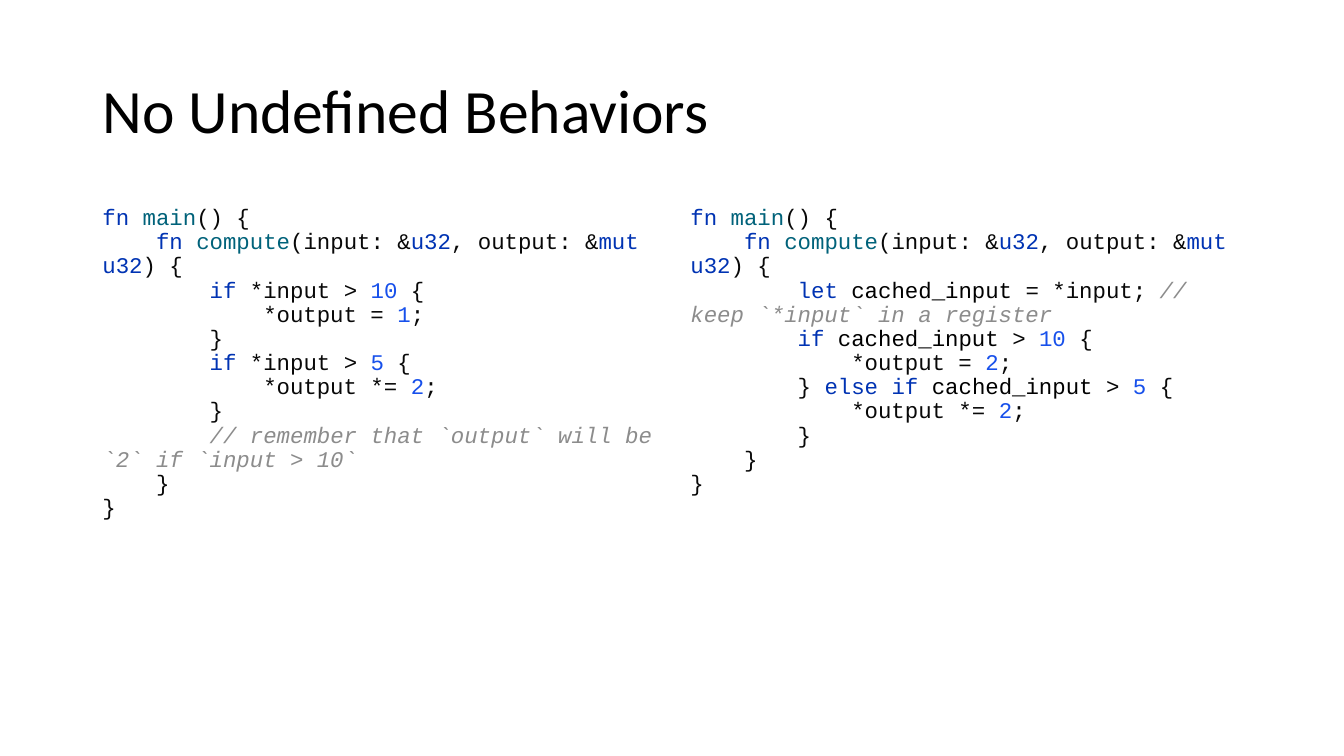
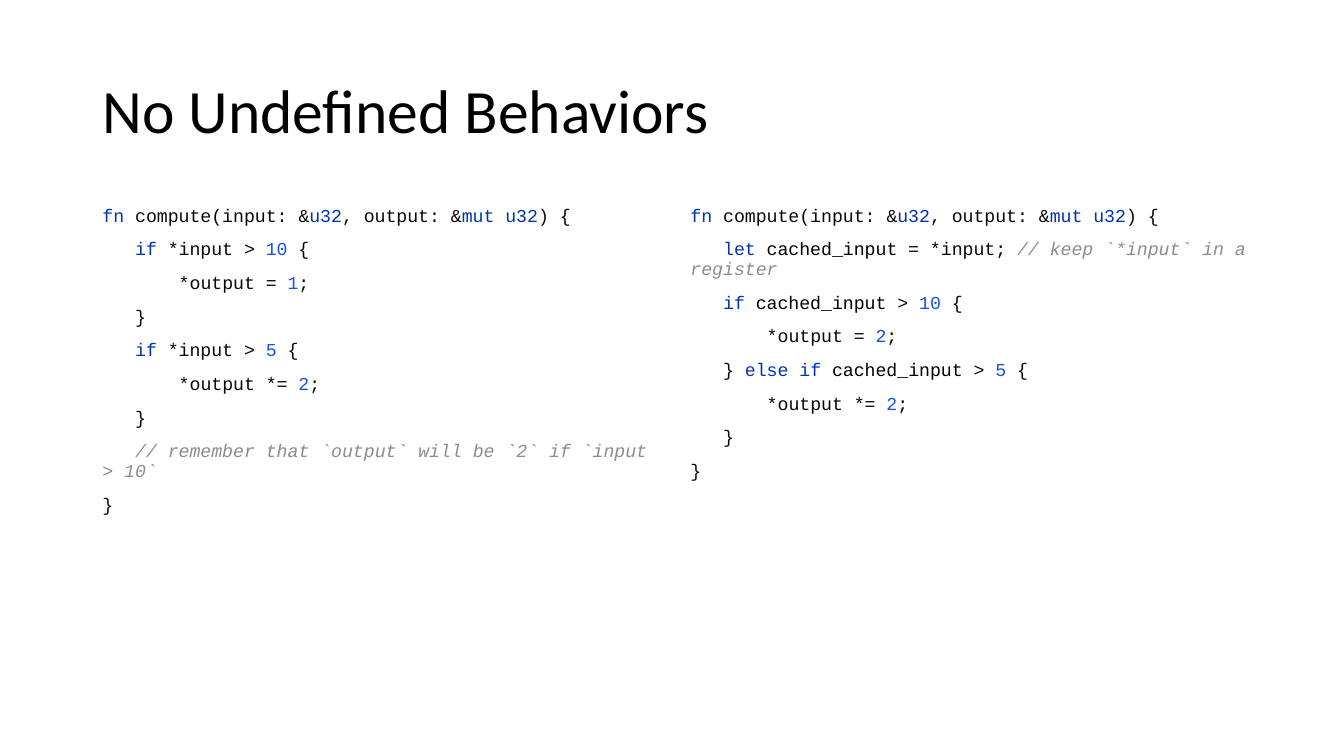
Before and after one commit to kugushev/course-rust-basics, a slide deck: slide 6 of pres/01-Intro.pptx. Drawn at 1344x756 pixels with LibreOffice and Linux fonts; fonts in the diff are those of the drawing. Boxes give left, top, right and bottom in pixels: in the first picture for what was removed or moved away, otherwise in the second. Text is boxed around its words. In the diff, an @@ line names an element or a change of style, - is before the commit and + after.

```diff
--- a/pres/01-Intro.pptx
+++ b/pres/01-Intro.pptx
@@ text at [102,209,647,477]: text changed; size 16 to 13 pt @@
-fn main() {
-fn compute(input: &u32, output: &mut u32) {
-if *input > 10 {
-*output = 1;
-}
-if *input > 5 {
-*output *= 2;
-}
-// remember that `output` will be `2` if `input > 10`
-}
-}
+fn compute(input: &u32, output: &mut u32) {
+if *input > 10 {
+*output = 1;
+}
+if *input > 5 {
+*output *= 2;
+}
+// remember that `output` will be `2` if `input > 10`
+}
@@ text at [690,209,1246,414]: text changed; size 16 to 13 pt @@
-fn main() {
-fn compute(input: &u32, output: &mut u32) {
-let cached_input = *input; // keep `*input` in a register
-if cached_input > 10 {
-*output = 2;
-} else if cached_input > 5 {
-*output *= 2;
-}
-}
-}
+fn compute(input: &u32, output: &mut u32) {
+let cached_input = *input; // keep `*input` in a register
+if cached_input > 10 {
+*output = 2;
+} else if cached_input > 5 {
+*output *= 2;
+}
+}
```
Also in this commit, not shown: 44 other slides changed, 2 slides added, 4 slides removed, 34 other files.
